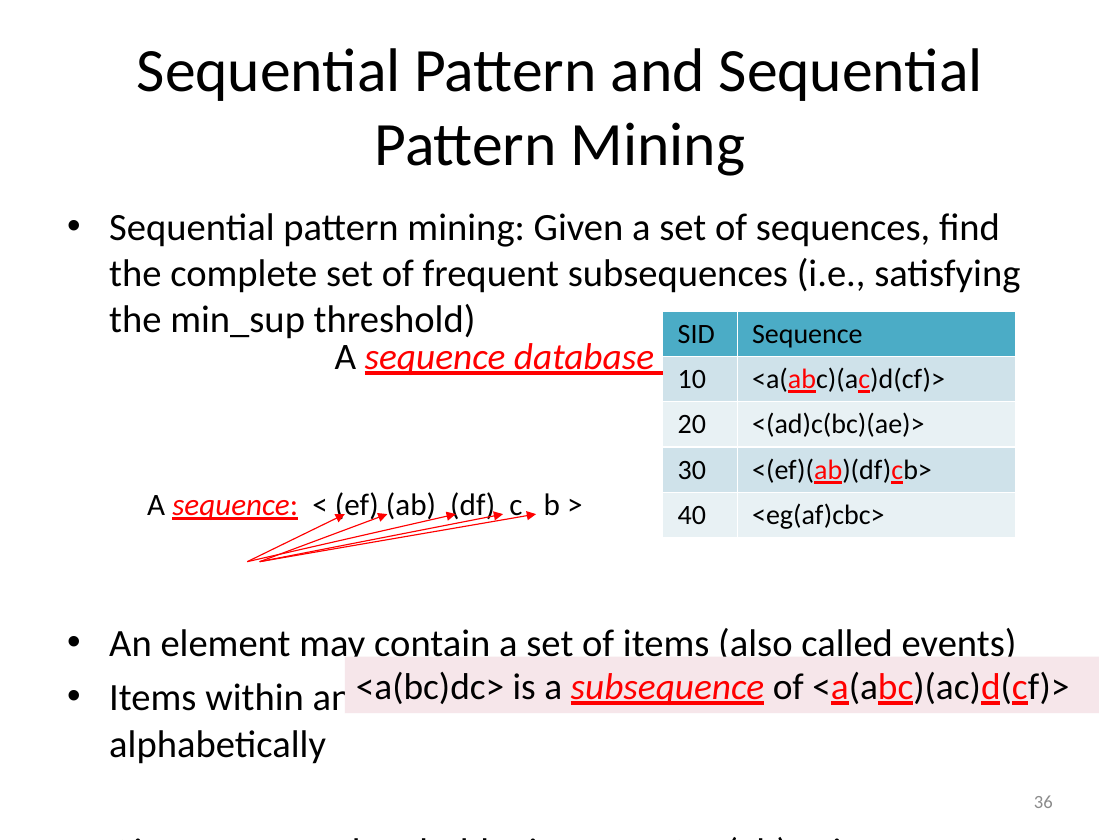
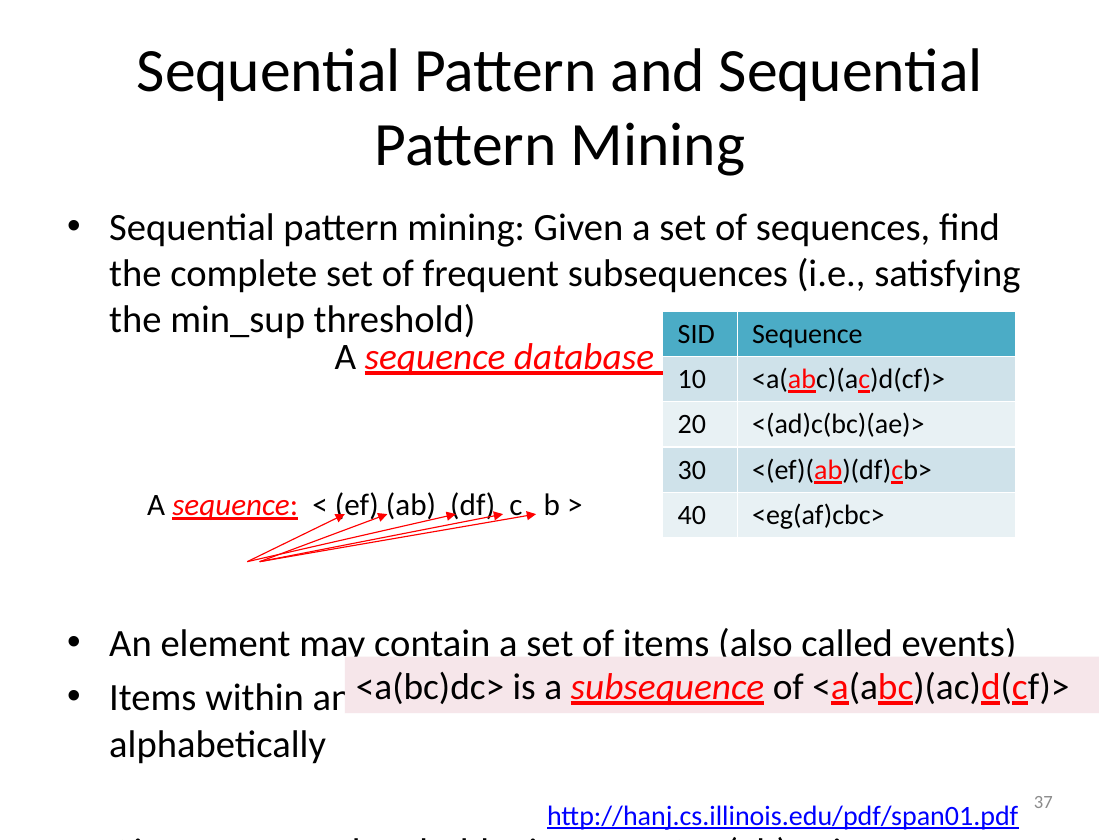
Before and after one commit to mjiang89/mjiang89.github.io, a slide deck: slide 37 of teaching/CS412Summer17-Chapter7.pptx (slide 36 before the commit). Drawn at 1120x840 pixels with LibreOffice and Linux fonts; fonts in the diff are those of the drawing. Boxes give left, top, right and bottom in pixels: in the first picture for what was removed or moved away, otherwise in the second. Text is boxed around its words. In the diff, an @@ line names an element or a change of style, - is before the commit and + after.

```diff
--- a/teaching/CS412Summer17-Chapter7.pptx
+++ b/teaching/CS412Summer17-Chapter7.pptx
@@ text added at [547, 805, 1018, 830], 18 pt, text #0000FF, underline @@
+http://hanj.cs.illinois.edu/pdf/span01.pdf
@@ page number at [1034, 796, 1053, 808]: text changed @@
-36
+37
```
Also in this commit, not shown: 20 other slides changed, 2 slides added, 2 other files.
